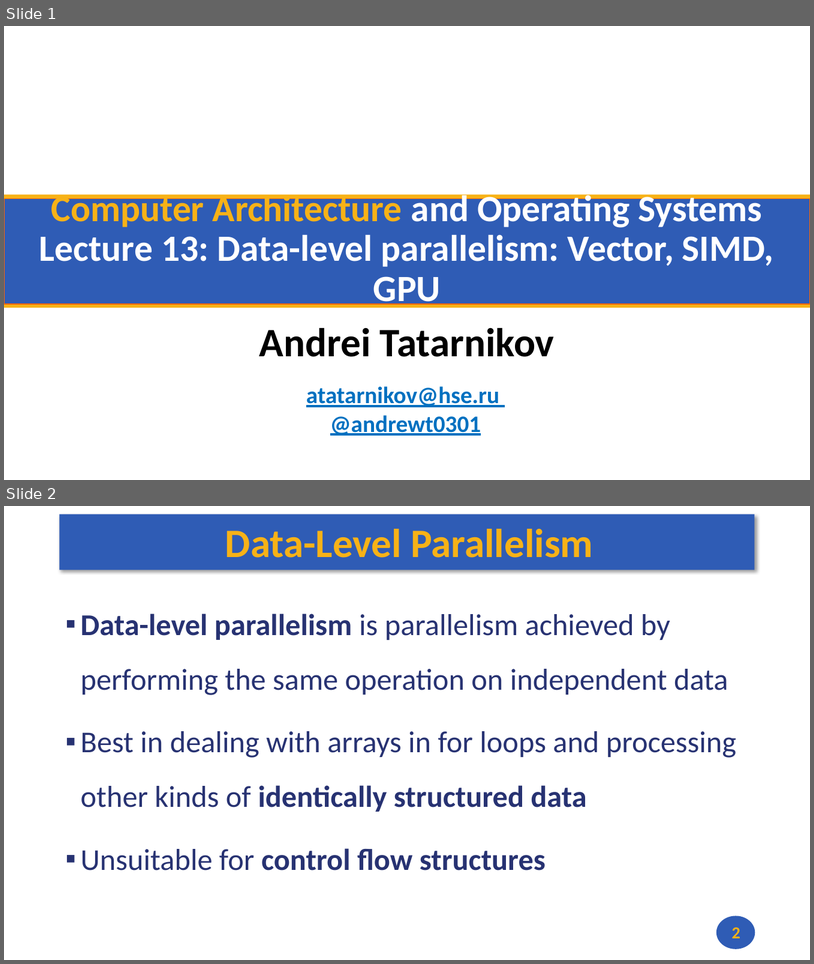
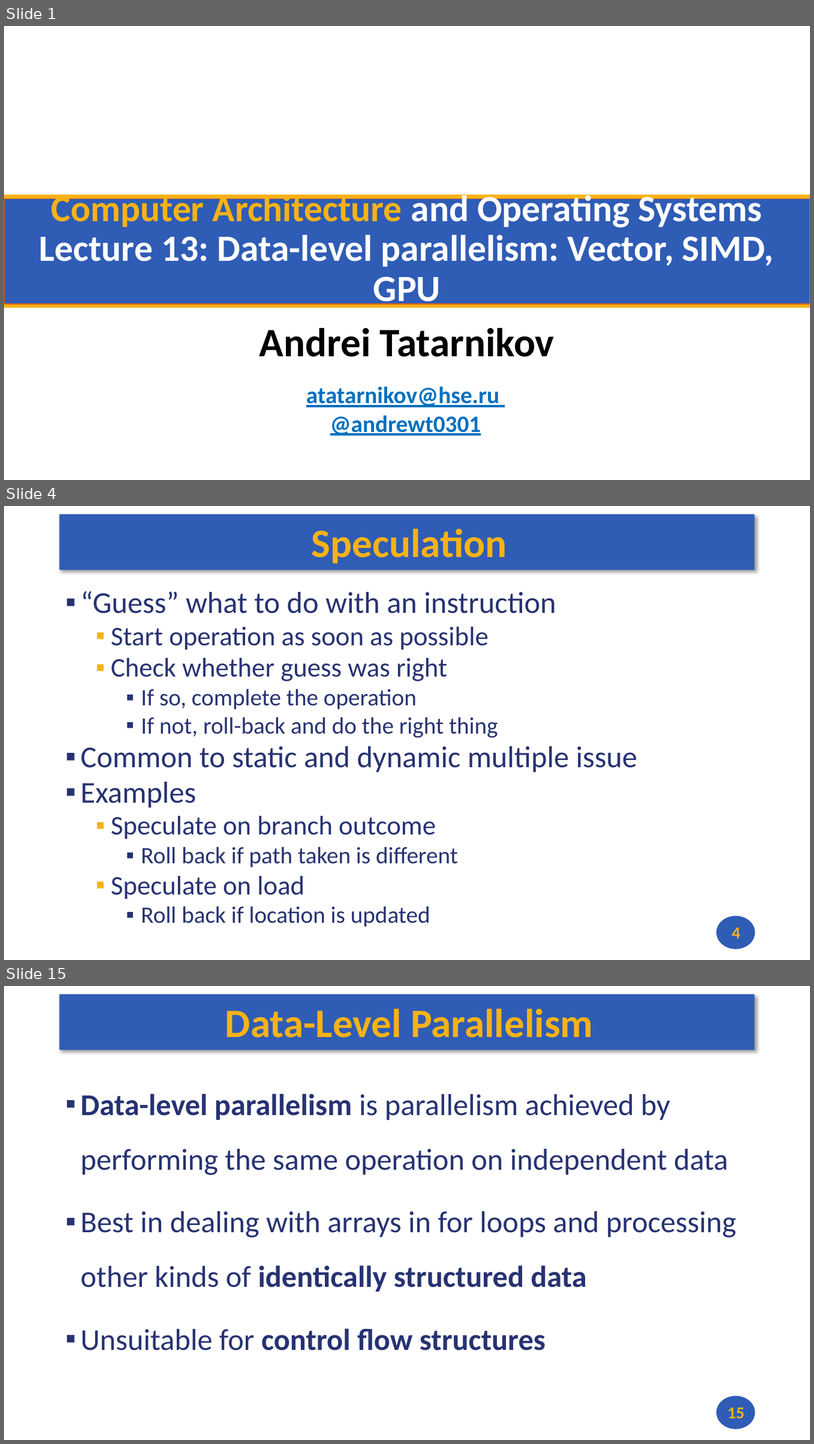
Before and after one commit to andrewt0301/hse-acos-course, a slide deck: docs/part1ca/13_DLP/CA_Lecture_13.pptx. Shown one above the other, each under a label of ours: slides 1 and 2 before the commit, slides 1, 4 and 15 after it; the slides between them are not shown. The pictures are 814x964 and 814x1444 pixels, drawn with LibreOffice and Linux fonts; fonts in the diff are those of the drawing; background and template pictures are left out. Boxes give left, top, right and bottom in pixels: in the first picture for what was removed or moved away, otherwise in the second. Text is boxed around its words. In the diff, an @@ line names an element or a change of style, - is before the commit and + after.

```diff
--- a/docs/part1ca/13_DLP/CA_Lecture_13.pptx
+++ b/docs/part1ca/13_DLP/CA_Lecture_13.pptx
@@ slide 4 added at (x1=4, y1=506, x2=810, y2=960), background #FFFFFF; not listed: 2 template elements that a slide beside it also shows @@
@@ title added at (x1=312, y1=528, x2=507, y2=564), 48 pt, text #F7B217, bold @@
+Speculation
@@ text added at (x1=81, y1=591, x2=638, y2=927), 28 pt, text #273272 @@
+▪ “Guess” what to do with an instruction
+  ▪ Start operation as soon as possible
+  ▪ Check whether guess was right
+    ▪ If so, complete the operation
+    ▪ If not, roll-back and do the right thing
+▪ Common to static and dynamic multiple issue
+▪ Examples
+  ▪ Speculate on branch outcome
+    ▪ Roll back if path taken is different
+  ▪ Speculate on load
+    ▪ Roll back if location is updated
@@ page number added at (x1=732, y1=927, x2=741, y2=938), 20 pt, text #F7B217, bold @@
+4
@@ what was slide 2 is now slide 15 @@
@@ page number at (x1=728, y1=1407, x2=744, y2=1418): text changed @@
-2
+15
```
Also in this commit, not shown: 12 other slides added, 1 other file.
